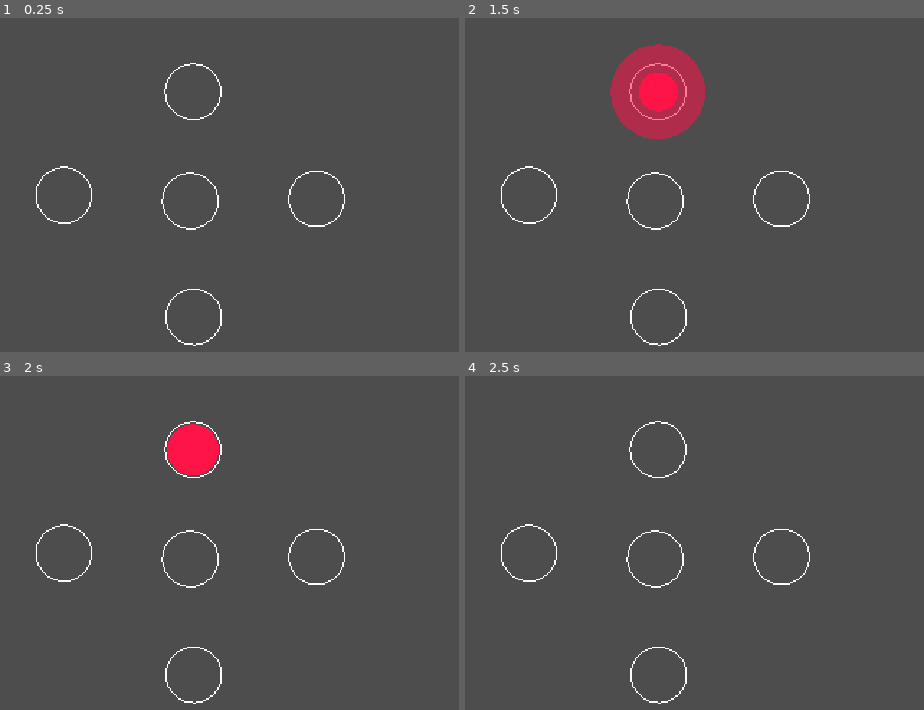
Above: before the commit, frames 1-4 (two rows, left to right).
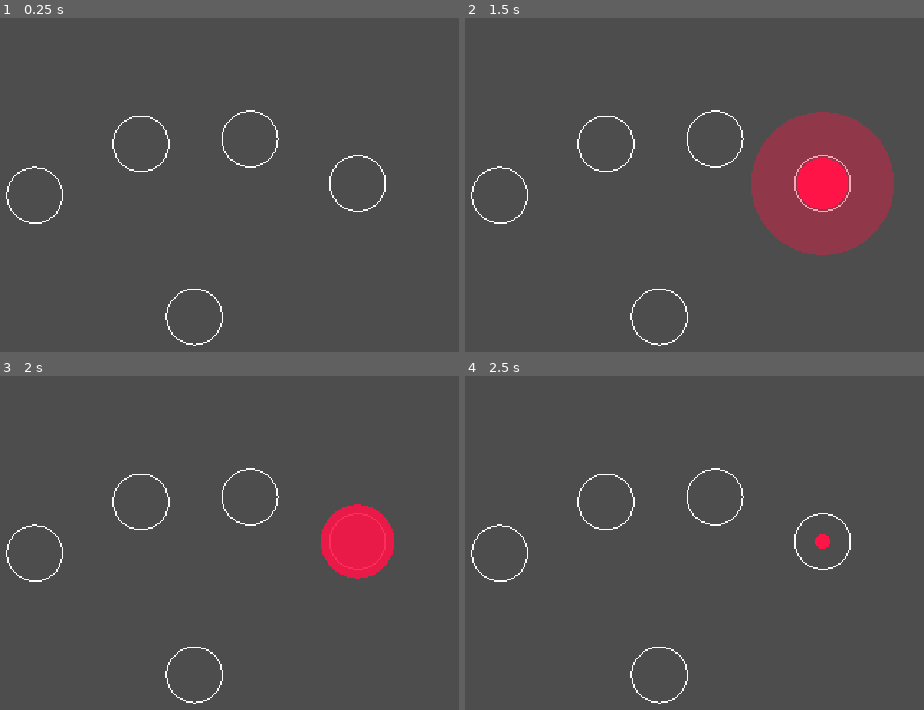
Above: after the commit, the same moments.

Repository: orfnyc/PirateGame
Game: Godot game, scene res://Scenes/CombatScene.tscn
Two runs of this game, one before a commit and one after it. Both use one fixed random seed, a clock stepped at 60 frames per second and the inputs below. Sound files missing from this copy of the repository are replaced by a short silence.
Inputs (mouse positions are in pixels of both pictures, inside the frame that each line leads up to):
- Up to frame 1 (0.25 s): no input
- Up to frame 2 (1.5 s): move the mouse to (841, 181) at 0.52 s; tap A (A) at 0.6 s; click (841, 181) at 0.67 s; tap D (D) at 0.8, 1.35 s; move the mouse to (506, 225) at 1.27 s; click (506, 225) at 1.42 s
- Up to frame 3 (2 s): tap S (S) at 1.55 s
- Up to frame 4 (2.5 s): move the mouse to (744, 462) at 2.02 s; tap S (S) at 2.1 s; click (744, 462) at 2.17 s; tap A (A) at 2.3 s

The runs differ from the first frame. In frame 1, 1.3% of the frame differs, in the area x 1-85%, y 13-98%; in frame 2, 16%, in the area x 1-94%, y 7-98%; in frame 3, 5.2%; in frame 4, 1.4%.

Commit message:
switched to more natural key positions

Diff:
--- /dev/null
+++ b/Classes/MapMp3Pair.gd
@@ -0,0 +1,9 @@
+class_name MapMp3Pair
+extends Object
+
+var mp3: Resource
+var map: Resource
+
+func _init(mp3_path: String, map_path: String) -> void:
+	mp3 = load(mp3_path)
+	map = load(map_path)
--- /dev/null
+++ b/Globals/SonkLinksGraph.gd
@@ -0,0 +1,6 @@
+extends Node
+
+#var SONGS: Dictionary[String, MapMp3Pair] = {
+	#"Leave-Her": MapMp3Pair.new("res://Assets/Songs/Leave-Her-Johnny.mp3", "res://Assets/MapFiles/Leave-Her-Johnny.txt"),
+	#"Drunken-Sailor": MapMp3Pair.new("res://Assets/Songs/Drunken-Sailor-Test.mp3", "res://Assets/MapFiles/Drunken-Sailor-Test.txt")
+#}
--- a/Scenes/CombatScene.gd
+++ b/Scenes/CombatScene.gd
@@ -36,7 +36,11 @@
 	# generate song from clip graph
 	# collect notes from song into array
 	load_text_file("res://Assets/MapFiles/Leave-Her-Johnny.txt")
-	conductor.play_with_beat_offset(2)
+	conductor.play_with_beat_offset(0)
+
+#func build_playlist() -> void:
+	#var playlist: AudioStreamPlaylist =
+	#pass
 
 func load_text_file(file_path: String):
 	if not FileAccess.file_exists(file_path):
@@ -54,13 +58,13 @@
 	if notes_data.has(pos):
 		var new_note: Note = NOTE.instantiate()
 		new_note.init_note(buttons[notes_data[pos]].position, inputs[notes_data[pos]])
-		new_note.connect("increment_score", increment_score)
 		new_note.connect("clicked", evaluate_for_removal)
 		notes_folders[notes_data[pos]].add_child(new_note)
 
-func evaluate_for_removal(note: Note):
+func evaluate_for_removal(note: Note, status: String):
 	var others_at_position: Array[Node] = note.get_parent().get_children()
 	if note == others_at_position[0]:
+		print(status)
 		note.queue_free()
 
 func _draw() -> void:
--- a/Scenes/CombatScene.tscn
+++ b/Scenes/CombatScene.tscn
@@ -10,19 +10,19 @@
 [node name="ButtonsFolder" type="Node" parent="." unique_id=449216303]
 
 [node name="Bottom" type="Node2D" parent="ButtonsFolder" unique_id=902340771]
-position = Vector2(567, 488)
+position = Vector2(568, 488)
 
 [node name="Middle" type="Node2D" parent="ButtonsFolder" unique_id=1639243739]
-position = Vector2(562, 321)
+position = Vector2(491, 239)
 
 [node name="Left" type="Node2D" parent="ButtonsFolder" unique_id=1510809900]
-position = Vector2(380, 313)
+position = Vector2(338, 313)
 
 [node name="Top" type="Node2D" parent="ButtonsFolder" unique_id=453686710]
-position = Vector2(566, 164)
+position = Vector2(803, 296)
 
 [node name="Right" type="Node2D" parent="ButtonsFolder" unique_id=907951854]
-position = Vector2(744, 318)
+position = Vector2(648, 232)
 
 [node name="NotesFolder" type="Node" parent="." unique_id=1356039001]
 
--- a/Scenes/Note.gd
+++ b/Scenes/Note.gd
@@ -6,7 +6,6 @@
 var size: int = 10
 var input = ""
 
-signal increment_score(amount: int)
 signal clicked(note: Note)
 
 # Called when the node enters the scene tree for the first time.
@@ -15,7 +14,7 @@
 
 func init_note(pos: Vector2, inp: String) -> void:
 	position = pos
-	size = 100
+	size = 140
 	input = inp
 	modulate = Color("#ffffff00")
 	var tween: Tween = create_tween()
@@ -27,8 +26,7 @@
 # Called every frame. 'delta' is the elapsed time since the previous frame.
 func _process(_delta: float) -> void:
 	if size <= 2:
-		increment_score.emit(-1)
-		print("total miss")
+		#print("total miss")
 		queue_free()
 	if size >= 35 and size <= 45:
 		status = "perfect"
@@ -42,35 +40,7 @@
 
 func _unhandled_input(event):
 	if Input.is_action_just_pressed(input):
-		if status == "perfect":
-			increment_score.emit(3)
-			print(status)
-		elif status == "good":
-			increment_score.emit(2)
-			print(status)
-		elif status == "okay":
-			increment_score.emit(1)
-			print(status)
-		else:
-			increment_score.emit(-1)
-			print(status)
-		clicked.emit(self)
-	if event is InputEventMouseButton:
-		if event.button_index == MOUSE_BUTTON_LEFT and event.is_pressed():
-			if (position.distance_to(get_global_mouse_position()) <= 40):
-				if status == "perfect":
-					increment_score.emit(3)
-					print(status)
-				elif status == "good":
-					increment_score.emit(2)
-					print(status)
-				elif status == "okay":
-					increment_score.emit(1)
-					print(status)
-				else:
-					increment_score.emit(-1)
-					print(status)
-				clicked.emit(self)
+		clicked.emit(self, status)
 
 func _draw() -> void:
 	draw_circle(Vector2.ZERO, size, Color("FF1447"))
--- a/project.godot
+++ b/project.godot
@@ -14,6 +14,10 @@
 run/main_scene="uid://cdsl7fyqpk3t0"
 config/features=PackedStringArray("4.7", "GL Compatibility")
 config/icon="res://icon.svg"
+
+[autoload]
+
+SonkLinksGraph="*uid://bnj6umel4nijs"
 
 [display]
 
@@ -34,7 +38,7 @@
 }
 W={
 "deadzone": 0.2,
-"events": [Object(InputEventKey,"resource_local_to_scene":fa …(140 unchanged characters)… d":false,"keycode":0,"physical_keycode":87,"key_label":0,"unicode":119,"location":0,"echo":false,"script":null)
+"events": [Object(InputEventKey,"resource_local_to_scene":fa …(140 unchanged characters)… d":false,"keycode":0,"physical_keycode":70,"key_label":0,"unicode":102,"location":0,"echo":false,"script":null)
 ]
 }
 D={
Not shown, added: Classes/MapMp3Pair.gd.uid
Not shown, added: Globals/SonkLinksGraph.gd.uid
